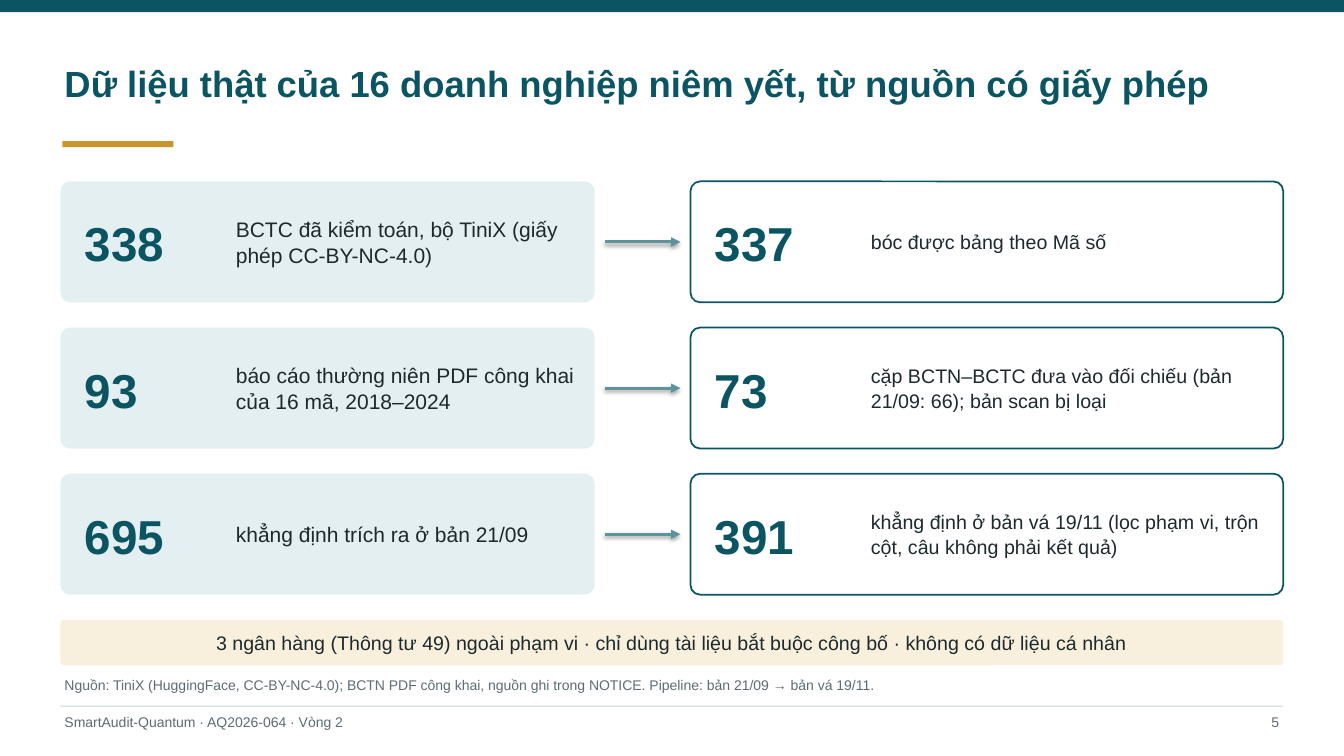
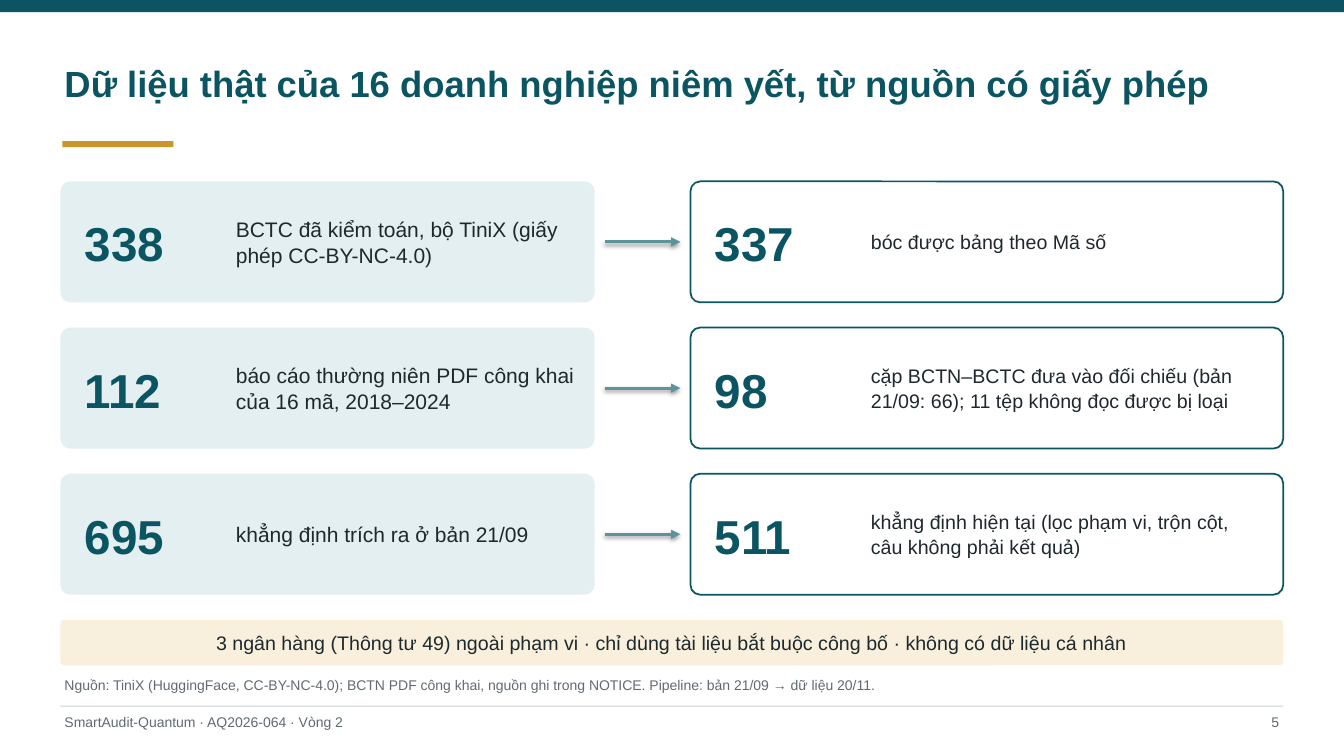
Before and after one commit to hungnv-2811/aiquantum, a slide deck: slide 5 of deliverables/AQ2026-R2-AQ2026-064-Slide.pptx. Drawn at 1344x756 pixels with LibreOffice and Linux fonts; fonts in the diff are those of the drawing. Boxes give left, top, right and bottom in pixels: in the first picture for what was removed or moved away, otherwise in the second. Text is boxed around its words. In the diff, an @@ line names an element or a change of style, - is before the commit and + after.

```diff
--- a/deliverables/AQ2026-R2-AQ2026-064-Slide.pptx
+++ b/deliverables/AQ2026-R2-AQ2026-064-Slide.pptx
@@ text at (x1=85, y1=374, x2=162, y2=408): text changed @@
-93
+112
@@ text at (x1=715, y1=374, x2=768, y2=409): text changed @@
-73
+98
@@ text at (x1=871, y1=368, x2=1232, y2=412): text changed @@
-cặp BCTN–BCTC đưa vào đối chiếu (bản 21/09: 66); bản scan bị loại
+cặp BCTN–BCTC đưa vào đối chiếu (bản 21/09: 66); 11 tệp không đọc được bị loại
@@ text at (x1=715, y1=521, x2=792, y2=555): text changed @@
-391
+511
@@ text at (x1=871, y1=514, x2=1229, y2=558): text changed @@
-khẳng định ở bản vá 19/11 (lọc phạm vi, trộn cột, câu không phải kết quả)
+khẳng định hiện tại (lọc phạm vi, trộn cột, câu không phải kết quả)
@@ text at (x1=64, y1=679, x2=875, y2=693): text changed @@
-Nguồn: TiniX (HuggingFace, CC-BY-NC-4.0); BCTN PDF công khai, nguồn ghi trong NOTICE. Pipeline: bản 21/09 → bản vá 19/11.
+Nguồn: TiniX (HuggingFace, CC-BY-NC-4.0); BCTN PDF công khai, nguồn ghi trong NOTICE. Pipeline: bản 21/09 → dữ liệu 20/11.
```
Also in this commit, not shown: 6 other slides changed, 29 other files.
